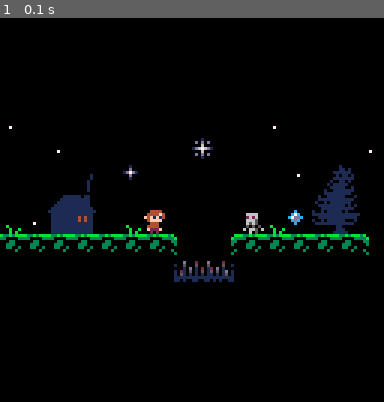
Above: before the commit, frame 1.
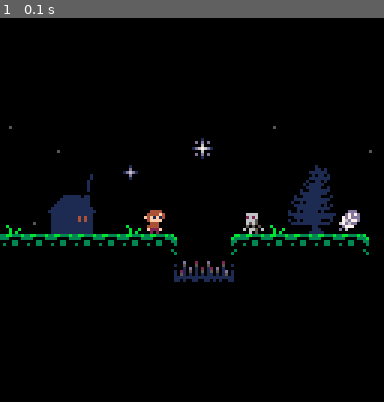
Above: after the commit, the same moment.

Repository: nicolasmbronner/pico-8
Game: PICO-8 cartridge platformer.p8
Same seed, same stepped clock (60 frames per second), same inputs: the game is played once before the commit and once after it.
Inputs:
- Up to frame 1 (0.1 s): no input

The runs differ from the first frame. In frame 1, 3.0% of the frame differs, in the area x 0-97%, y 28-61%.

Commit message:
Backup du 4 Juin 2025

Diff:
--- a/platformer.p8
+++ b/platformer.p8
@@ -1,24 +1,26 @@
 pico-8 cartridge // http://www.pico-8.com
 version 42
 __lua__
-cls()
-map()
+function _draw()
+	cls()
+	map()
+end
 __gfx__
-000000000044440000000000000000000000000000000000000000000000000000000000000000bbb33b3bbb3b00000000000000000100000000000000000000
-0000000004444f400000000000000000000000000000000000000000000000000000000000000b333300003333b00000000100000d0d0d000000000000000000
-00700700f4f1f14000000000000000000000000000000000000000000000000000000000000003300003300003300000000d0000000600000000000000000000
-0007700004ffff000000000000000000000000000000000000000000000000000000000000000300003330000030000001d7d1001d676d100000000000000000
-000770000044400000000000000000000000000000000000000000000000000000000000000000000033003000000000000d0000000600000007000000000000
-007007000444400000000000000000000000000000000000000000000000000000000000000000300000030003000000000100000d0d0d000000000000000000
+000000000044440000000000000000000000000000000000000000000000000000000000000000bb33bb333b3b00000000000000000100000000000000000000
+0000000004444f400000000000000000000000000000000000000000000000000000000000000b333330000333b00000000100000d0d0d000000000000000000
+00700700f4f1f14000000000000000000000000000000000000000000000000000000000000003300000330003300000000d0000000600000000000000000000
+0007700004ffff000000000000000000000000000000000000000000000000000000000000000300030033000030000001d6d1001d676d100000000000000000
+000770000044400000000000000000000000000000000000000000000000000000000000000000000000000000000000000d0000000600000005000000060000
+007007000444400000000000000000000000000000000000000000000000000000000000000000300000000003000000000100000d0d0d000000000000000000
 000000000f222f000000000000000000000000000000000000000000000000000000000000000300000000000030000000000000000100000000000000000000
 00000000002020000000000000000000000000000000000000000000000000000000000000000000000000000000000000000000000000000000000000000000
-00c00000000000000000000000000000000000000000000000000000000000000000000000000000000000000000000000000000000000000000000000000000
-0c7c000000000000000000000000000000000000000000000000000000000d0002000d0000200000006666000000000000000000000000000000000001000000
-c7ddc000000000000000000000000000000000000000000000000000001005000500050000500100002626000000000000000000000000000000000001101000
-0cdc00000000000000000000000000000000000000000000000000000000010d01020120d0100000006665000000000000000000000000000000000111111000
-00c000000000001000000000000000000000000000000000000000000010210501050150501d0100006565000000000000000000000000000000000010110100
-0000000000000010000000000000000000000000000000000000000000105101010101101015010000505050000000000000000000b000000000000111111100
-00000000000001000000000000000000000000000000000000000000001111111111111111111100060665060000000000000000000b00b00000001001101000
+0000ddd0000000000000000000000000000000000000000000000000000000000000000000000000000000000000000000000000000000000000000000000000
+000d7d7d00000000000000000000000000000000000000000000000000000d0002000d0000200000006666000000000000000000000000000000000001000000
+007d7ddd000000000000000000000000000000000000000000000000001005000500050000500100002626000000000000000000000000000000000001101000
+0076d77d0000000000000000000000000000000000000000000000000000010d01020120d0100000006665000000000000000000000000000000000111111000
+067d6dd00000001000000000000000000000000000000000000000000010210501050150501d0100006565000000000000000000000000000000000010110100
+00d7770000000010000000000000000000000000000000000000000000105101010101101015010000505050000000000000000000b000000000000111111100
+0d060000000001000000000000000000000000000000000000000000001111111111111111111100060665060000000000000000000b00b00000001001101000
 00000000000001000000000000000000000000000000000000000000001101001100110101001100000605000000000000000000000b0b000000010111110000
 00000000000001000000000000000000000000000000000000000000000000000000000000000000000000000000000000000000000000000000001111100100
 00000000000001000000000000000000000000000000000000000000000000000000000000000000000000000000000000000000000000000000100111111100
@@ -43,8 +45,8 @@
 0000000000000000000000000000000000000000000000000000000000000000000000000000000000000000000000000000000000000000000000000000000000000000000000000000000000000000000000000000000000000000000000000000000000000000000000000000000000000000000000000000000000000000
 0e000000000000000000000e0000000000000000000000000000000000000000000000000000000000000000000000000000000000000000000000000000000000000000000000000000000000000000000000000000000000000000000000000000000000000000000000000000000000000000000000000000000000000000
 00000e00000000000d0000000000000e00000000000000000000000000000000000000000000000000000000000000000000000000000000000000000000000000000000000000000000000000000000000000000000000000000000000000000000000000000000000000000000000000000000000000000000000000000000
-00000011000c0000000000000e1e1f0000000000000000000000000000000000000000000000000000000000000000000000000000000000000000000000000000000000000000000000000000000000000000000000000000000000000000000000000000000000000000000000000000000000000000000000000000000000
-000020210000000000000000002e2f0000000000000000000000000000000000000000000000000000000000000000000000000000000000000000000000000000000000000000000000000000000000000000000000000000000000000000000000000000000000000000000000000000000000000000000000000000000000
-1d0e30312c1d010000001a1d103e3f0000000000000000000000000000000000000000000000000000000000000000000000000000000000000000000000000000000000000000000000000000000000000000000000000000000000000000000000000000000000000000000000000000000000000000000000000000000000
+00000011000c0000000000001e1f000000000000000000000000000000000000000000000000000000000000000000000000000000000000000000000000000000000000000000000000000000000000000000000000000000000000000000000000000000000000000000000000000000000000000000000000000000000000
+0000202100000000000000002e2f000000000000000000000000000000000000000000000000000000000000000000000000000000000000000000000000000000000000000000000000000000000000000000000000000000000000000000000000000000000000000000000000000000000000000000000000000000000000
+1d0e30312c1d010000001a1d3e3f100000000000000000000000000000000000000000000000000000000000000000000000000000000000000000000000000000000000000000000000000000000000000000000000000000000000000000000000000000000000000000000000000000000000000000000000000000000000
 0a0a0a0a0a0a0a0b00090a0a0a0a0a0b00000000000000000000000000000000000000000000000000000000000000000000000000000000000000000000000000000000000000000000000000000000000000000000000000000000000000000000000000000000000000000000000000000000000000000000000000000000
 0000000000000017181900000000000000000000000000000000000000000000000000000000000000000000000000000000000000000000000000000000000000000000000000000000000000000000000000000000000000000000000000000000000000000000000000000000000000000000000000000000000000000000
